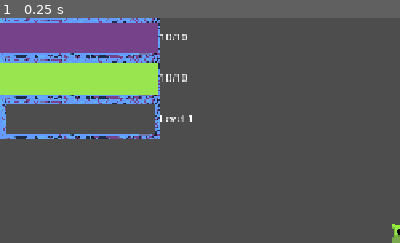
Above: before the commit, frame 1.
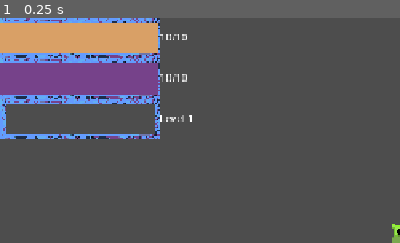
Above: after the commit, the same moment.

Repository: BigGaetan/Doom-rogue-like
Game: Godot game, scene res://scenes/level.tscn
The game is run twice, just before and just after one commit, with the same random seed, the same clock (stepped at 60 frames per second) and the same inputs.
Inputs:
- Up to frame 1 (0.25 s): no input
The pictures show only the part of the screen within x 0-50%, y 0-50%; the shares and areas given below are measured in that part.

The runs differ from the first frame. In frame 1, 11% of the frame differs, in the area x 0-40%, y 2-35%.

Commit message:
modifi hp xp

Diff:
--- a/scenes/hud.tscn
+++ b/scenes/hud.tscn
@@ -1,7 +1,8 @@
 [gd_scene format=3 uid="uid://dshb3hagidi2h"]
 
-[ext_resource type="Script" uid="uid://bo0dbw4x66m2x" path="res://scenes/hud.gd" id="1_ahhtf"]
+[ext_resource type="Script" uid="uid://bo0dbw4x66m2x" path="res://scripts/hud.gd" id="1_ahhtf"]
 [ext_resource type="Texture2D" uid="uid://mc7nr3lkugc8" path="res://sprite/mage/default/sprite/ui/barre mana/manabarre1.png" id="2_6fi6k"]
+[ext_resource type="Texture2D" uid="uid://c05f67p2x2qaq" path="res://sprite/mage/default/sprite/ui/barre mana/pv-barre2.png" id="3_047uy"]
 [ext_resource type="Texture2D" uid="uid://bx1c6vl6eypnx" path="res://sprite/mage/default/sprite/ui/barre mana/manabarre2.png" id="3_uo2fv"]
 [ext_resource type="Texture2D" uid="uid://gggx0783d0nr" path="res://sprite/mage/default/sprite/ui/barre mana/xp-barre2.png" id="4_047uy"]
 
@@ -13,7 +14,7 @@
 offset_bottom = 40.0
 value = 100.0
 texture_under = ExtResource("2_6fi6k")
-texture_progress = ExtResource("3_uo2fv")
+texture_progress = ExtResource("3_047uy")
 
 [node name="HPLabel" type="Label" parent="." unique_id=281876419]
 offset_left = 256.0
@@ -27,7 +28,7 @@
 offset_right = 256.0
 offset_bottom = 129.0
 texture_under = ExtResource("2_6fi6k")
-texture_progress = ExtResource("4_047uy")
+texture_progress = ExtResource("3_uo2fv")
 
 [node name="ManaLabel" type="Label" parent="." unique_id=1039498214]
 offset_left = 256.0
--- a/scripts/player.gd
+++ b/scripts/player.gd
@@ -21,6 +21,7 @@
 	# Add the gravity.
 	if not is_on_floor():
 		velocity += get_gravity() * delta
+
 
 	# Handle jump.
 	if Input.is_action_just_pressed("ui_accept") and is_on_floor():
Renamed: scenes/hud.gd -> scripts/hud.gd
Renamed: scenes/hud.gd.uid -> scripts/hud.gd.uid
Not shown, added: sprite/mage/default/sprite/ui/barre mana/pv-barre2.png.import
